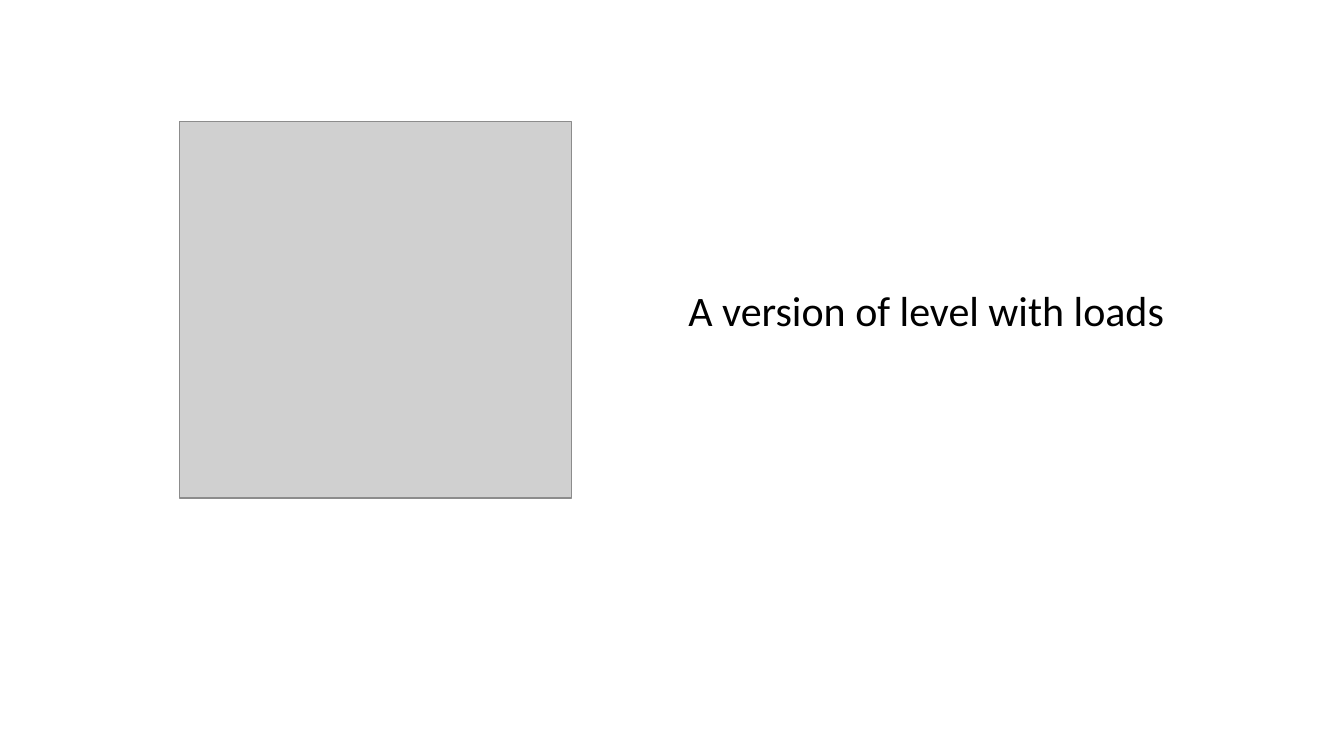
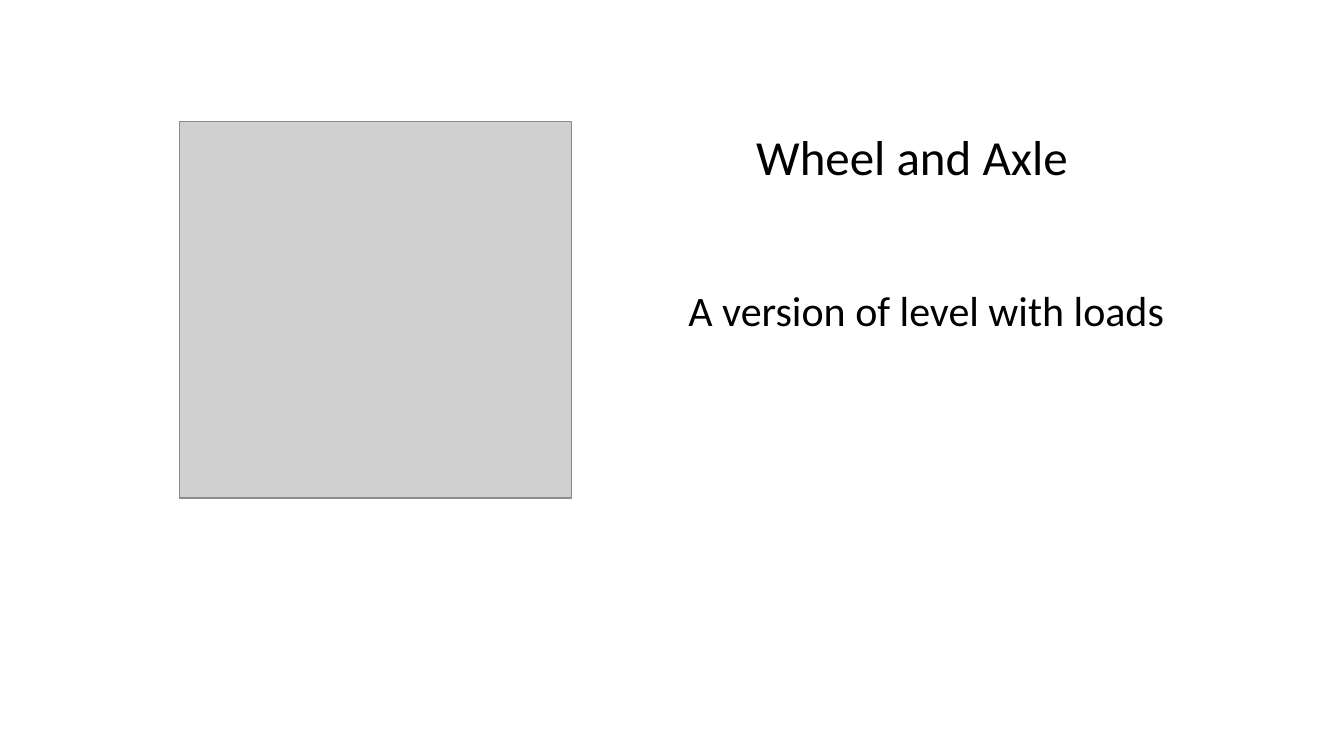
Before and after one commit to hwm1995518/efe, a slide deck: slide 7 of efe.pptx (slide 2 before the commit). Drawn at 1344x756 pixels with LibreOffice and Linux fonts; fonts in the diff are those of the drawing; grey boxes stand for pictures. Boxes give left, top, right and bottom in pixels: in the first picture for what was removed or moved away, otherwise in the second. Text is boxed around its words. In the diff, an @@ line names an element or a change of style, - is before the commit and + after.

```diff
--- a/efe.pptx
+++ b/efe.pptx
@@ text added at (x1=756, y1=141, x2=1068, y2=176), 35 pt, text #000000 @@
+Wheel and Axle
```
Also in this commit, not shown: 1 other slide changed, 6 slides added, 1 slide removed, 7 other files.
